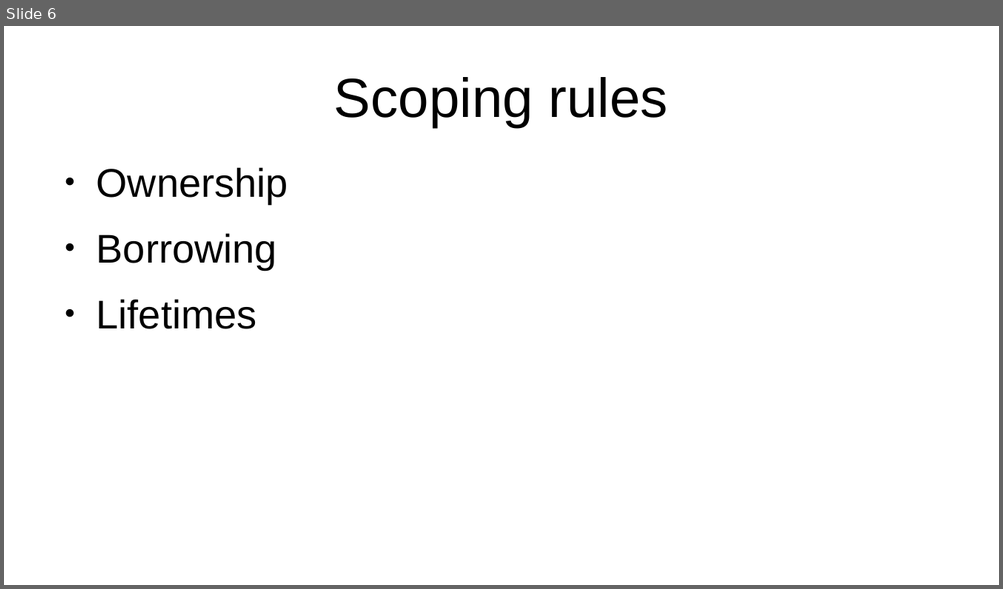
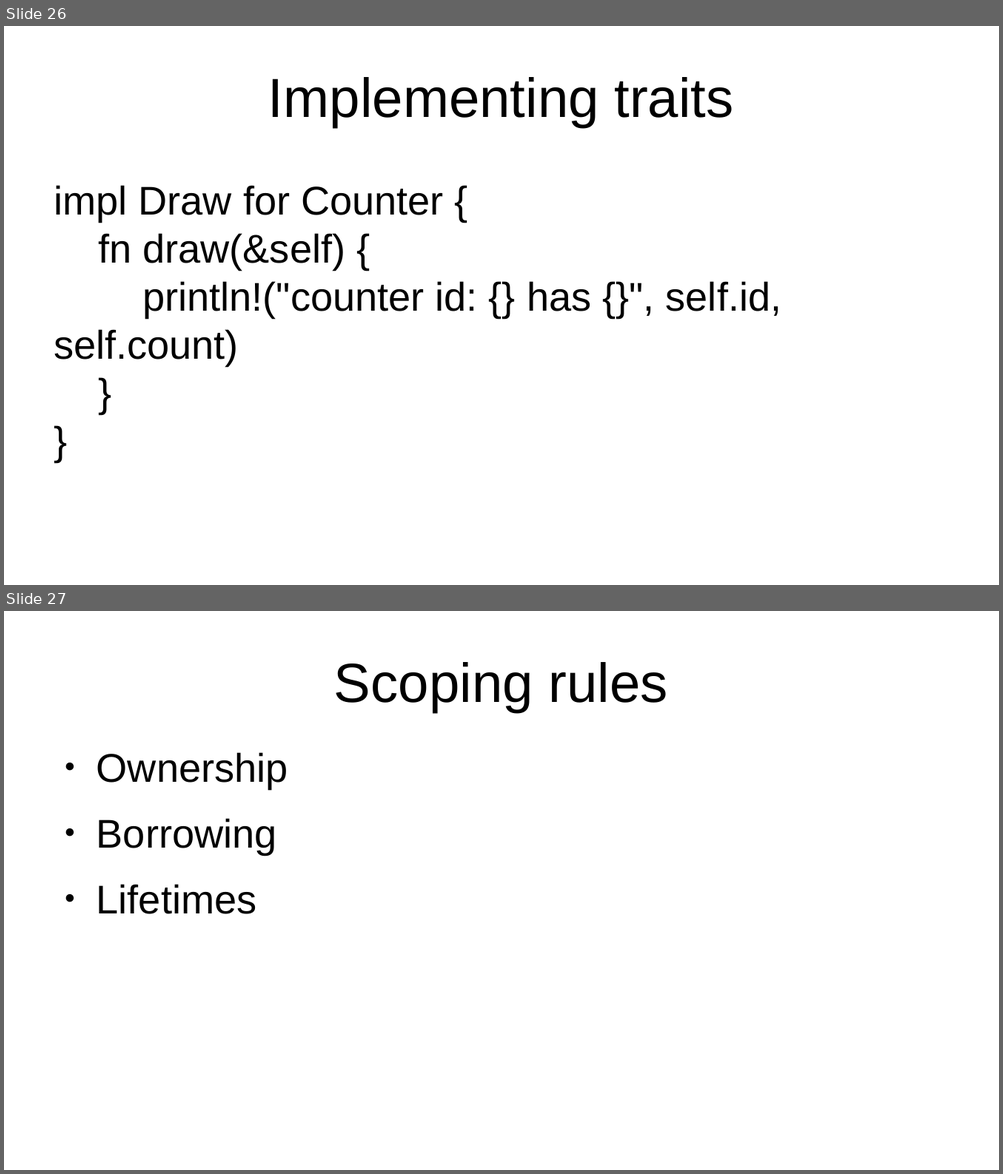
Before and after one commit to bmalecki/rust-getting-started, a slide deck: Rust-presentation.odp. Shown one above the other, each under a label of ours: slide 6 before the commit, slides 26 and 27 after it. The pictures are 1003x589 and 1003x1174 pixels, drawn with LibreOffice and Linux fonts; fonts in the diff are those of the drawing. Boxes give left, top, right and bottom in pixels: in the first picture for what was removed or moved away, otherwise in the second. Text is boxed around its words. In the diff, an @@ line names an element or a change of style, - is before the commit and + after.

```diff
--- a/Rust-presentation.odp
+++ b/Rust-presentation.odp
@@ slide 26 added at (4,26,999,585), background #FFFFFF @@
@@ title added at (268,77,734,127), 44 pt, text #000000 @@
+Implementing traits
@@ subtitle added at (54,185,781,366), 32 pt, text #000000 @@
+impl Draw for Counter {
+fn draw(&self) {
+println!("counter id: {} has {}", self.id, self.count)
+}
+}
@@ what was slide 6 is now slide 27 @@
```
Also in this commit, not shown: 5 slides changed, 35 other slides added, 1 slide removed, 12 other files.
